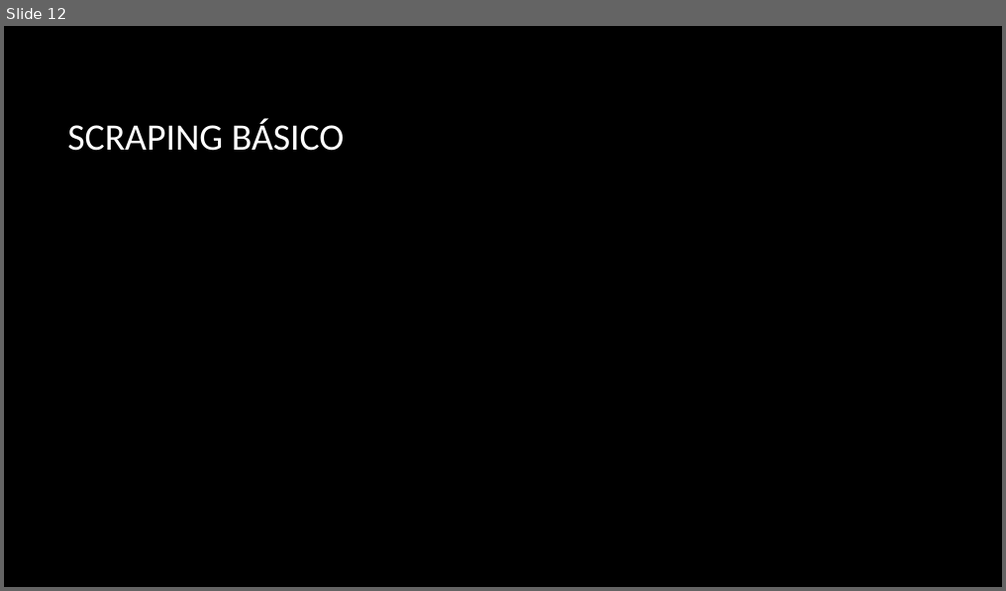
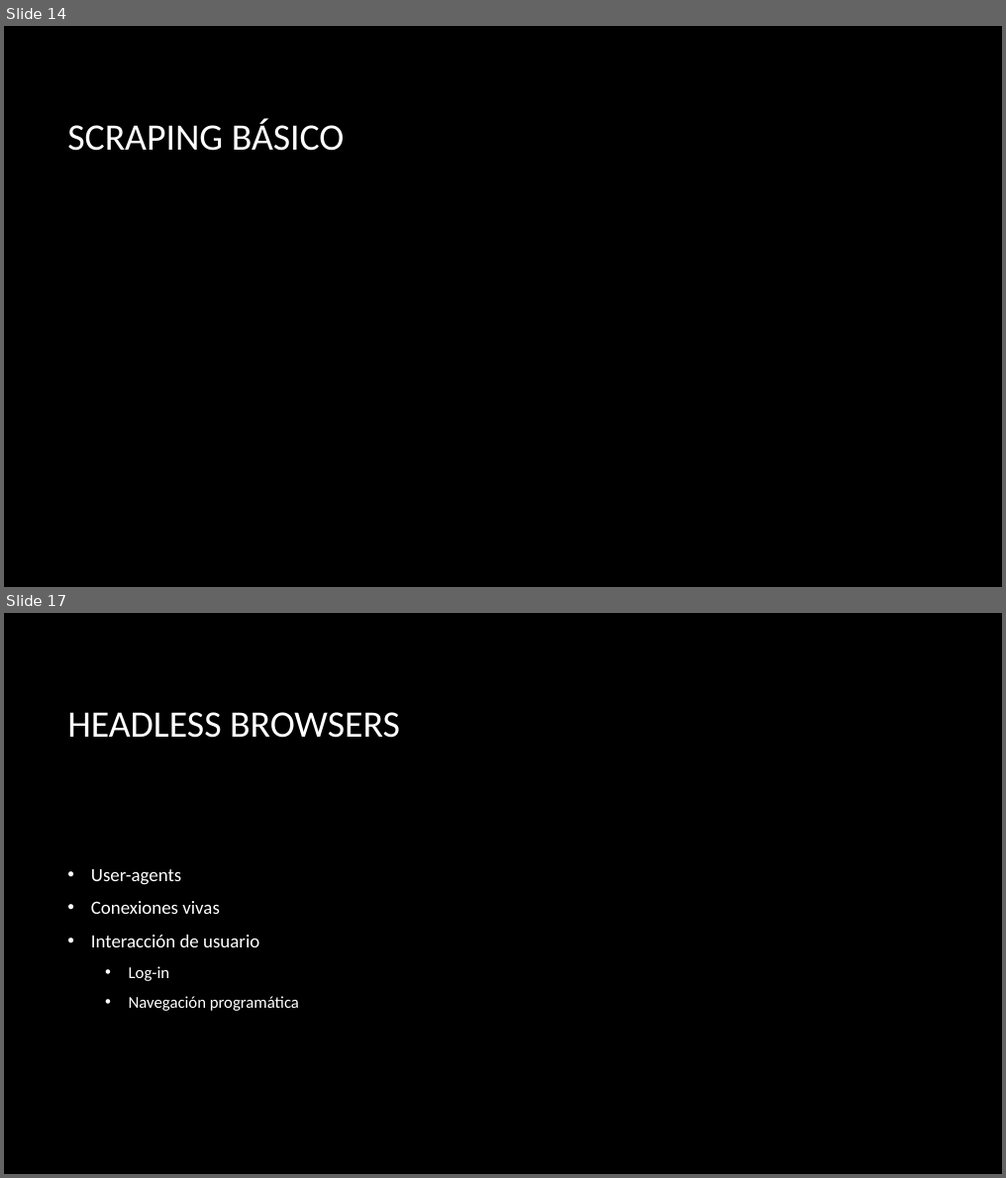
Before and after one commit to jofaval/talks-about, a slide deck: uv/web-scraping-y-las-bases-de-datos-ofuscadas/web-scraping-core.pptx. Shown one above the other, each under a label of ours: slide 12 before the commit, slides 14 and 17 after it; the slides between them are not shown. The pictures are 1006x591 and 1006x1178 pixels, drawn with LibreOffice and Linux fonts; fonts in the diff are those of the drawing; background and template pictures are left out. Boxes give left, top, right and bottom in pixels: in the first picture for what was removed or moved away, otherwise in the second. Text is boxed around its words. In the diff, an @@ line names an element or a change of style, - is before the commit and + after.

```diff
--- a/uv/web-scraping-y-las-bases-de-datos-ofuscadas/web-scraping-core.pptx
+++ b/uv/web-scraping-y-las-bases-de-datos-ofuscadas/web-scraping-core.pptx
@@ slide 17 added at box(4, 613, 1002, 1174), background picture (left out) @@
@@ title added at box(67, 712, 400, 738), 36 pt, text #FFFFFF @@
+HEADLESS BROWSERS
@@ text added at box(91, 869, 299, 1011), 18 pt, text #FFFFFF @@
+• User-agents
+• Conexiones vivas
+• Interacción de usuario
+  • Log-in
+  • Navegación programática
@@ what was slide 12 is now slide 14 @@
```
Also in this commit, not shown: 2 slides changed, 4 other slides added, 1 other file.
